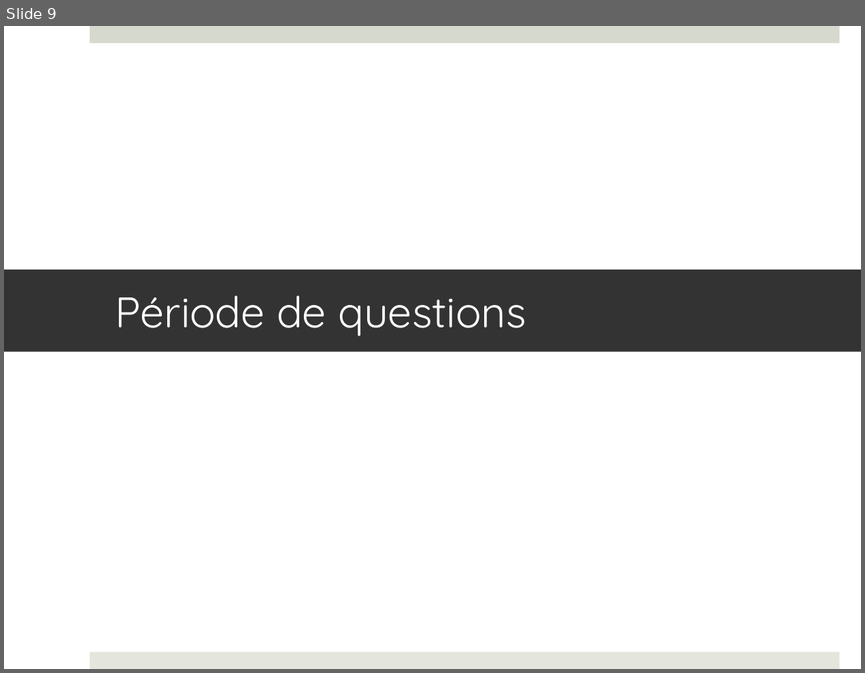
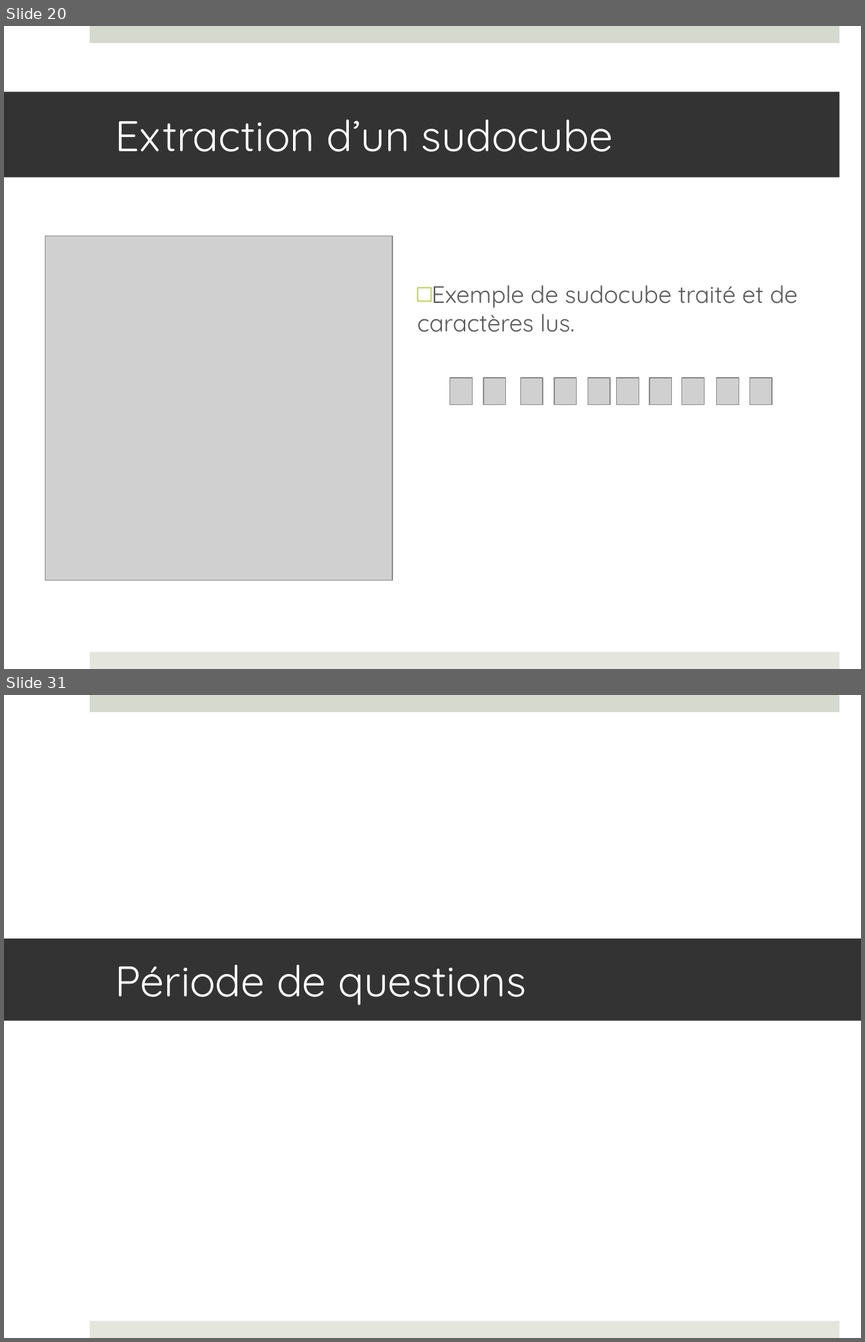
Before and after one commit to francisvalois/design3, a slide deck: reports/presentation/kinocto.pptx. Shown one above the other, each under a label of ours: slide 9 before the commit, slides 20 and 31 after it; the slides between them are not shown. The pictures are 865x673 and 865x1342 pixels, drawn with LibreOffice and Linux fonts; fonts in the diff are those of the drawing; grey boxes stand for pictures. Boxes give left, top, right and bottom in pixels: in the first picture for what was removed or moved away, otherwise in the second. Text is boxed around its words. In the diff, an @@ line names an element or a change of style, - is before the commit and + after.

```diff
--- a/reports/presentation/kinocto.pptx
+++ b/reports/presentation/kinocto.pptx
@@ slide 20 added at [4, 26, 861, 669], background #FFFFFF; not listed: 2 template elements that a slide beside it also shows @@
@@ title added at [4, 92, 839, 178], fill #333333, 36 pt, text #FFFFFF @@
+Extraction d’un sudocube
@@ picture added at [45, 236, 392, 580] @@
@@ text added at [417, 285, 798, 332], 20 pt, text #595959 @@
+□ Exemple de sudocube traité et de caractères lus.
@@ picture added at [449, 378, 472, 404] @@
@@ picture added at [484, 378, 506, 404] @@
@@ picture added at [521, 378, 543, 404] @@
@@ picture added at [554, 378, 577, 404] @@
@@ picture added at [587, 378, 610, 404] @@
@@ picture added at [617, 378, 639, 404] @@
@@ picture added at [649, 378, 672, 404] @@
@@ picture added at [682, 378, 704, 404] @@
@@ picture added at [717, 378, 739, 404] @@
@@ picture added at [749, 378, 772, 404] @@
@@ what was slide 9 is now slide 31 @@
```
Also in this commit, not shown: 3 slides changed, 25 other slides added, 4 slides removed, 3 other files.
